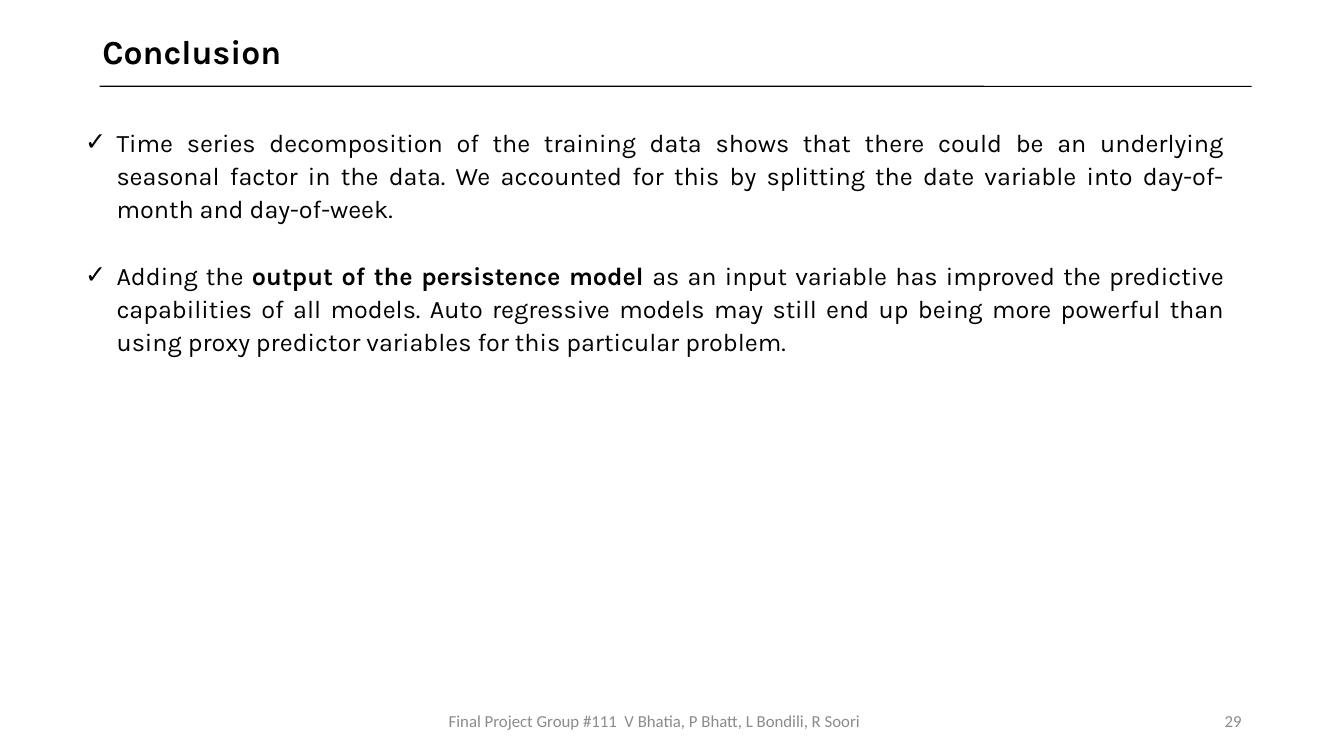
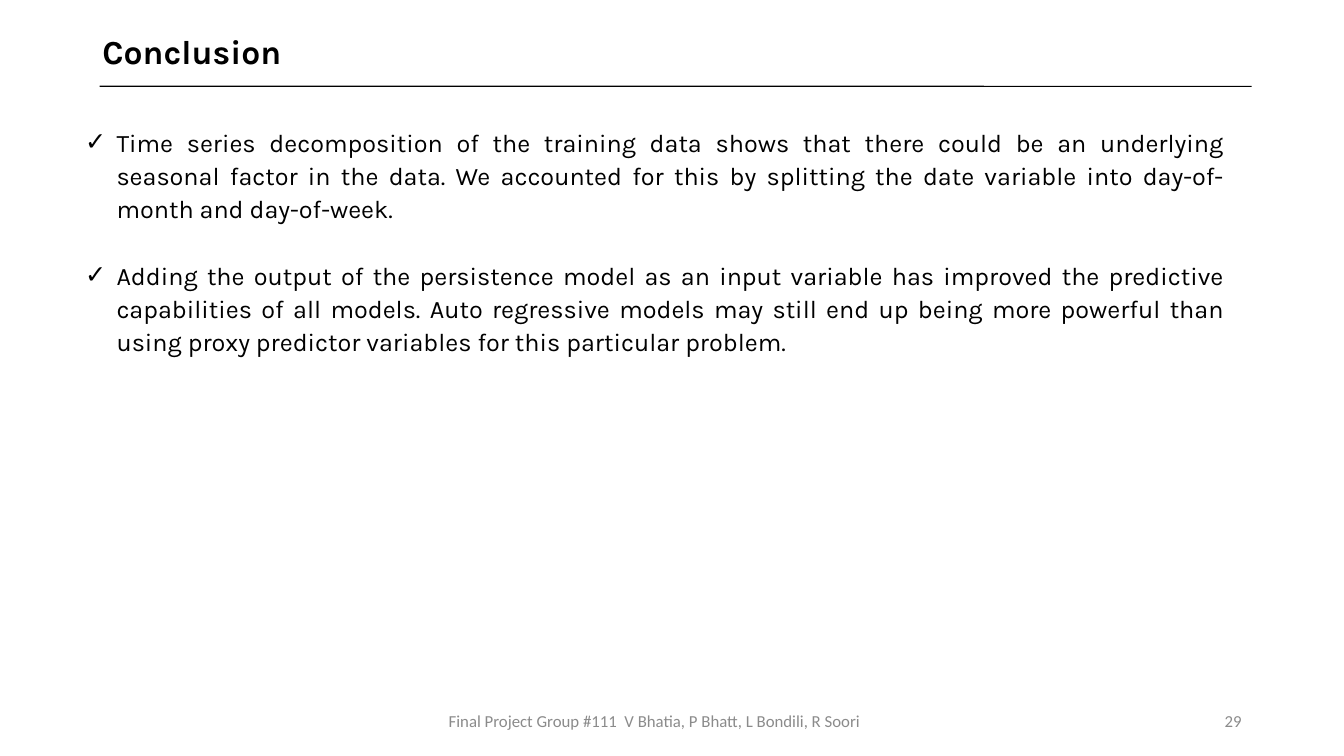
Before and after one commit to bhatiavr/cs109b-final-project-111, a slide deck: slide 29 of docs/Forecasting COVID-19 Cases Using SARS-Cov-2 Titers in Wastewater.pptx. Drawn at 1344x756 pixels with LibreOffice and Linux fonts; fonts in the diff are those of the drawing. Boxes give left, top, right and bottom in pixels: in the first picture for what was removed or moved away, otherwise in the second. Text is boxed around its words. In the diff, an @@ line names an element or a change of style, - is before the commit and + after.

```diff
--- a/docs/Forecasting COVID-19 Cases Using SARS-Cov-2 Titers in Wastewater.pptx
+++ b/docs/Forecasting COVID-19 Cases Using SARS-Cov-2 Titers in Wastewater.pptx
@@ text at <box>117,267,1224,358</box>: bold off in "output of the persistence model" @@
```
Also in this commit, not shown: 7 other slides changed, 1 other file.
